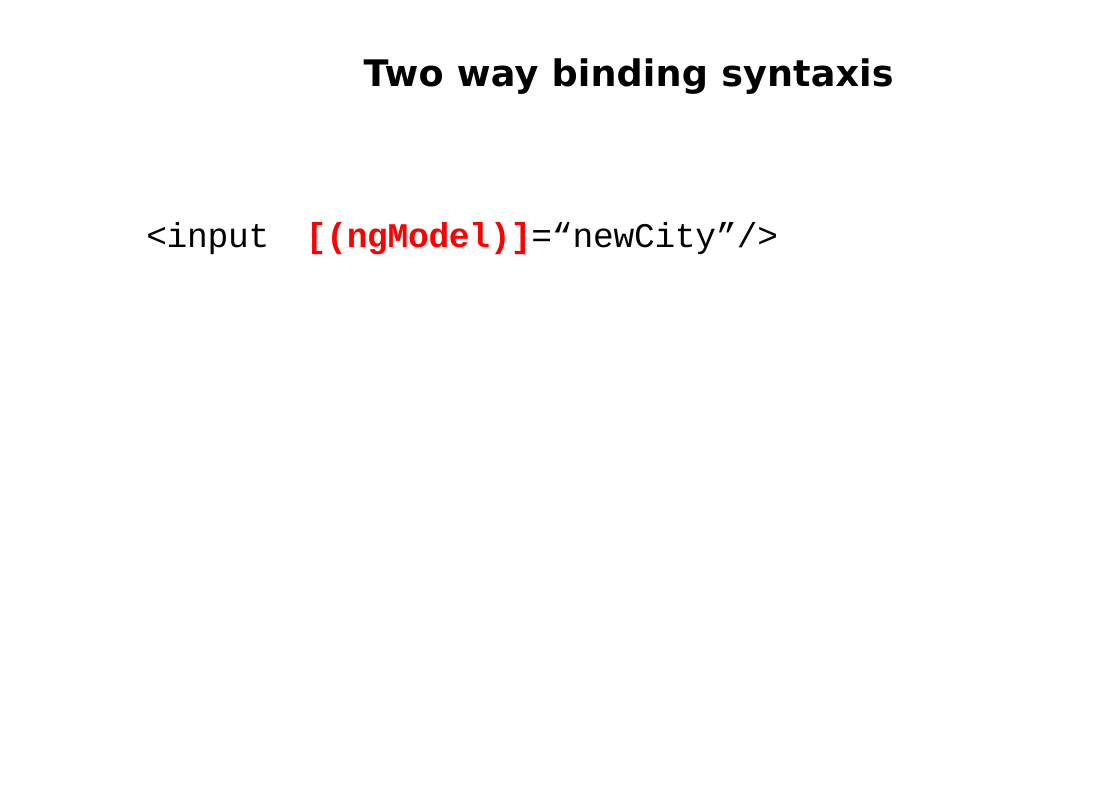
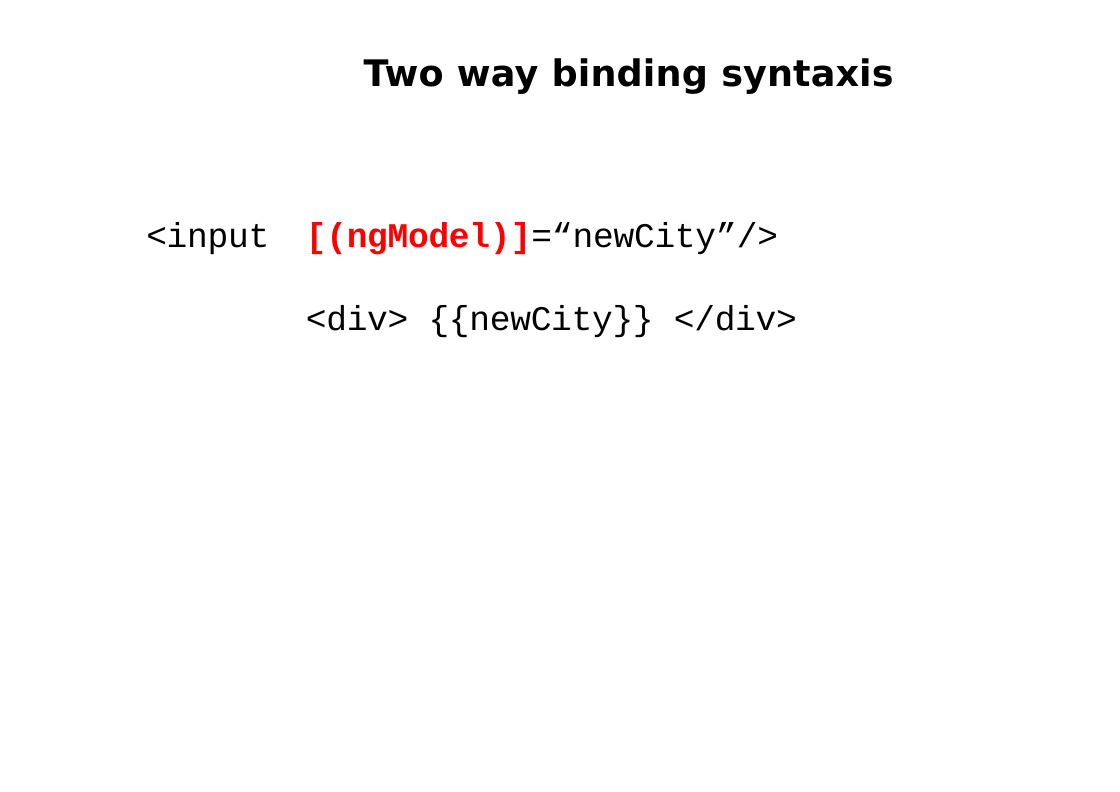
Before and after one commit to petereijgermans11/workshop-angular10, a slide deck: slide 35 of PPT/02- Angular Databinding.pptx. Drawn at 1120x792 pixels with LibreOffice and Linux fonts; fonts in the diff are those of the drawing. Boxes give left, top, right and bottom in pixels: in the first picture for what was removed or moved away, otherwise in the second. Text is boxed around its words. In the diff, an @@ line names an element or a change of style, - is before the commit and + after.

```diff
--- a/PPT/02- Angular Databinding.pptx
+++ b/PPT/02- Angular Databinding.pptx
@@ text at <box>306,305,797,338</box>: paragraph added @@
+<div> {{newCity}} </div>
```
Also in this commit, not shown: 2 other slides changed, 44 other files.
